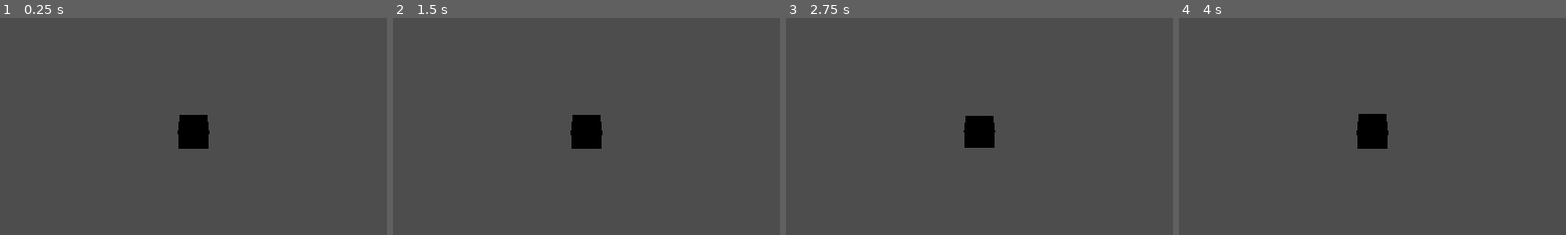
Above: before the commit, frames 1-4 (left to right).
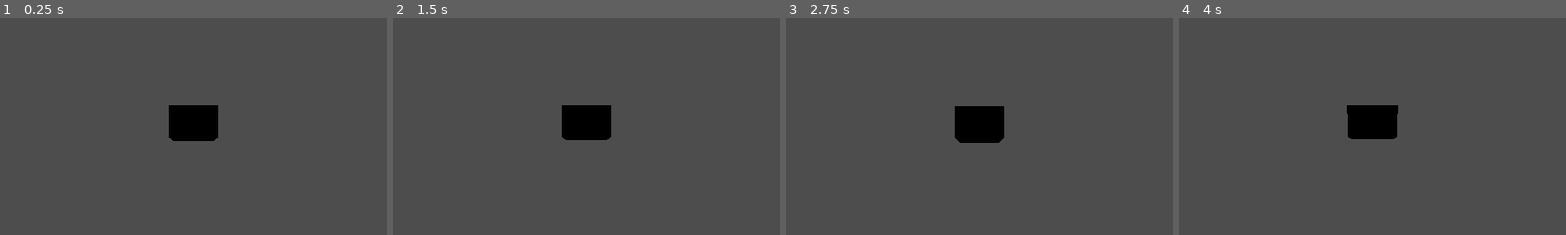
Above: after the commit, the same moments.

Repository: Software-Praktikum-25-26/Brandschutzunterweisung
Game: Godot game, scene res://main.tscn
Two runs of this game, one before a commit and one after it. Both use one fixed random seed, a clock stepped at 60 frames per second and the inputs below.
Inputs (mouse positions are % of the whole screen's width and height, from its top left):
- Up to frame 1 (0.25 s): no input
- Up to frame 2 (1.5 s): tap Enter at 0.5 s; move the mouse to (55, 50) at 0.52 s; hold Space (jump) 0.53-1.28 s; hold W (move_forward) from 0.53 s (still down); move the mouse to (45, 50) at 1.27 s; tap Space (jump) at 1.35 s
- Up to frame 3 (2.75 s): keep holding W (move_forward); tap Space (jump) at 1.52, 1.82 s; tap Enter at 2 s; move the mouse to (52, 48) at 2.02 s; hold Space (jump) from 2.03 s (still down)
- Up to frame 4 (4 s): keep holding W (move_forward); move the mouse to (49, 52) at 2.77 s; release Space (jump) at 2.78 s; tap Space (jump) at 2.85, 3.02, 3.32 s; tap Enter at 3.5 s; move the mouse to (57, 51) at 3.52 s; hold Space (jump) from 3.53 s (still down)
The pictures show only the part of the screen within x 25-75%, y 18-68%; the shares and areas given below are measured in that part.

The runs differ from the first frame. In frame 1, 1.4% of the frame differs, in the area x 43-57%, y 40-61%; in frame 2, 1.5%; in frame 3, 1.3%; in frame 4, 1.5%.

Commit message:
Added Jumping

Diff:
--- a/Movement.gd
+++ b/Movement.gd
@@ -4,8 +4,8 @@
 @export var speed = 14
 # The downward acceleration when in the air, in meters per second squared.
 @export var fall_acceleration = 75
-
-var target_velocity = Vector3.ZERO
+#Jump Power
+@export var jump_power = 24
 
 func _physics_process(delta):
 	# We create a local variable to store the input direction.
@@ -22,18 +22,20 @@
 		direction.z += 1
 	if Input.is_action_pressed("move_forward"):
 		direction.z -= 1
+	if Input.is_action_pressed("jump"):
+		direction.y -= 10
 
 	direction = transform.basis * direction
 	# Ground Velocity
-	target_velocity.x = direction.x * speed
-	target_velocity.z = direction.z * speed
+	velocity.x = direction.x * speed
+	velocity.z = direction.z * speed
 
+	print(velocity.y)
 	# Vertical Velocity
 	if not is_on_floor(): # If in the air, fall towards the floor. Literally gravity
-		target_velocity.y = target_velocity.y - (fall_acceleration * delta)
+		velocity.y = velocity.y - (fall_acceleration * delta)
 
 	# Moving the Character
-	velocity = target_velocity
 	move_and_slide()
 
 @export var mouse_sensitivity := 0.003  # tweak this to taste
@@ -44,6 +46,9 @@
 	Input.set_mouse_mode(Input.MOUSE_MODE_CAPTURED)  # hide and lock cursor
 
 func _unhandled_input(event):
+	if event.is_action_pressed("jump"):
+		if is_on_floor():
+			jump()
 	if event is InputEventMouseMotion:
 		rotate_player_view(event.relative)
 
@@ -56,3 +61,6 @@
 	pitch = clamp(pitch, deg_to_rad(-89), deg_to_rad(89))  # prevent flipping
 
 	$CameraPivot.rotation.x = pitch
+
+func jump():
+	velocity.y = jump_power
--- a/main.tscn
+++ b/main.tscn
@@ -11,7 +11,7 @@
 [node name="CameraPivot" type="Marker3D" parent="Player"]
 
 [node name="Camera3D" type="Camera3D" parent="Player/CameraPivot"]
-transform = Transform3D(1, 0, 0, 0, 0.877171, 0.480178, 0, -0.480178, 0.877171, 0, 2.75177, 4.9344)
+transform = Transform3D(1, 0, 0, 0, 1, 0, 0, 0, 1, 0, 0, 3.335)
 
 [node name="StaticBody3D" type="StaticBody3D" parent="."]
 
